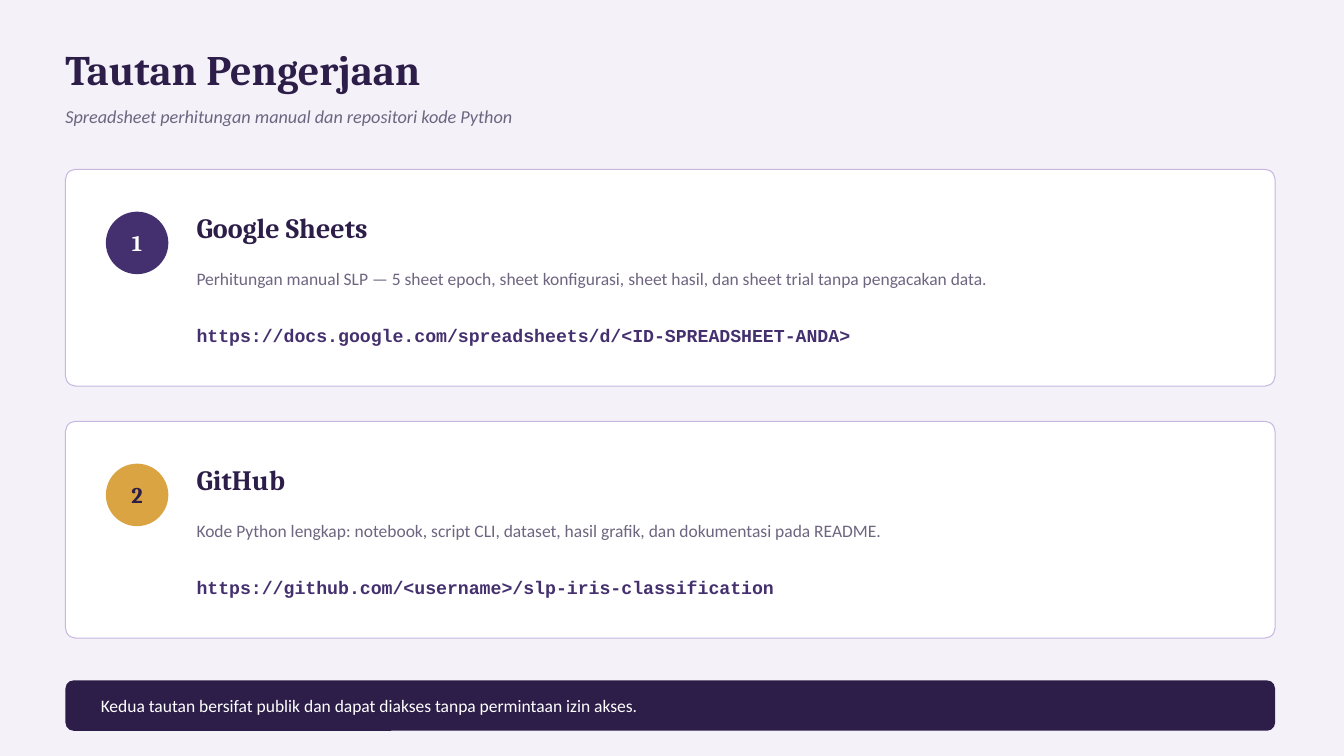
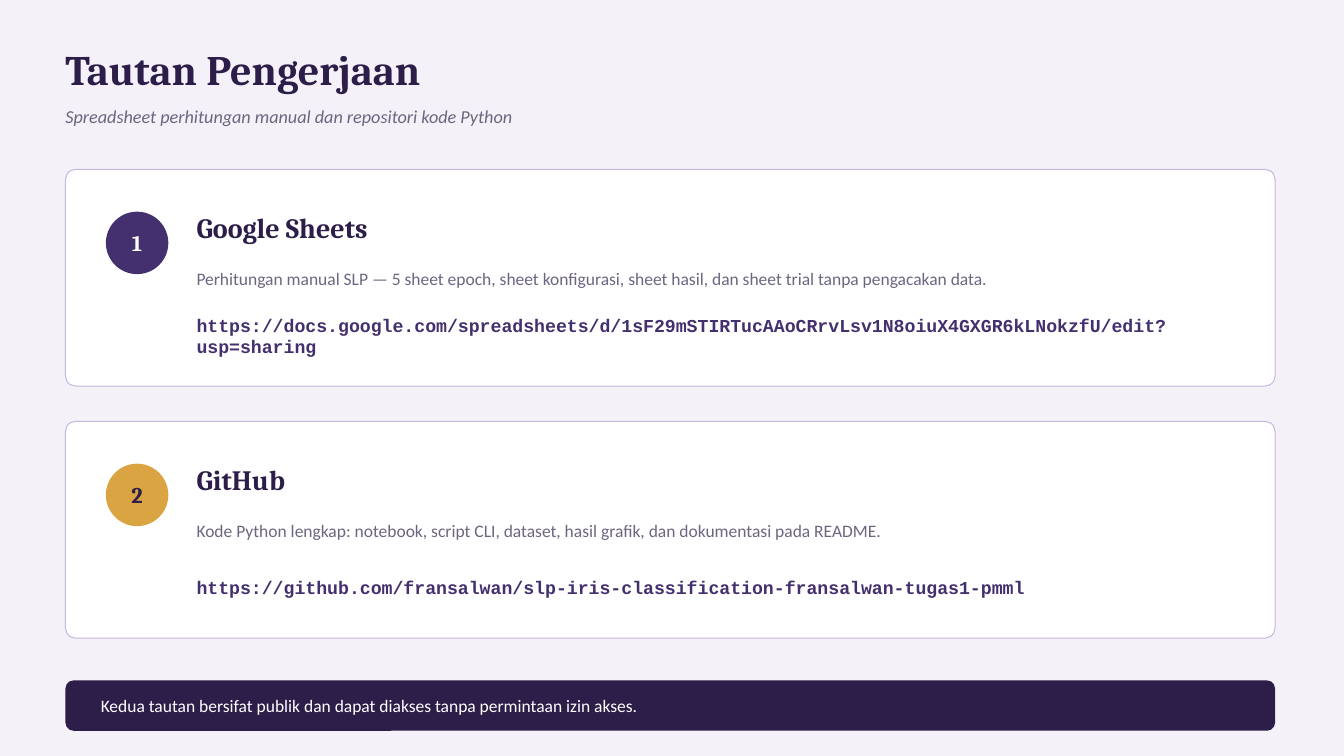
Before and after one commit to fransalwan/slp-iris-classification-fransalwan-tugas1-pmml, a slide deck: slide 6 of slides/Tugas1_SLP_Frans_Alwan_Purba.pptx. Drawn at 1344x756 pixels with LibreOffice and Linux fonts; fonts in the diff are those of the drawing. Boxes give left, top, right and bottom in pixels: in the first picture for what was removed or moved away, otherwise in the second. Text is boxed around its words. In the diff, an @@ line names an element or a change of style, - is before the commit and + after.

Commit message:
update slide

```diff
--- a/slides/Tugas1_SLP_Frans_Alwan_Purba.pptx
+++ b/slides/Tugas1_SLP_Frans_Alwan_Purba.pptx
@@ text at [197,319,1167,357]: text changed @@
-https://docs.google.com/spreadsheets/d/<ID-SPREADSHEET-ANDA>
+https://docs.google.com/spreadsheets/d/1sF29mSTIRTucAAoCRrvLsv1N8oiuX4GXGR6kLNokzfU/edit?usp=sharing
@@ text at [197,582,1025,598]: text changed @@
-https://github.com/<username>/slp-iris-classification
+https://github.com/fransalwan/slp-iris-classification-fransalwan-tugas1-pmml
```
Also in this commit, not shown: 3 other slides changed.
